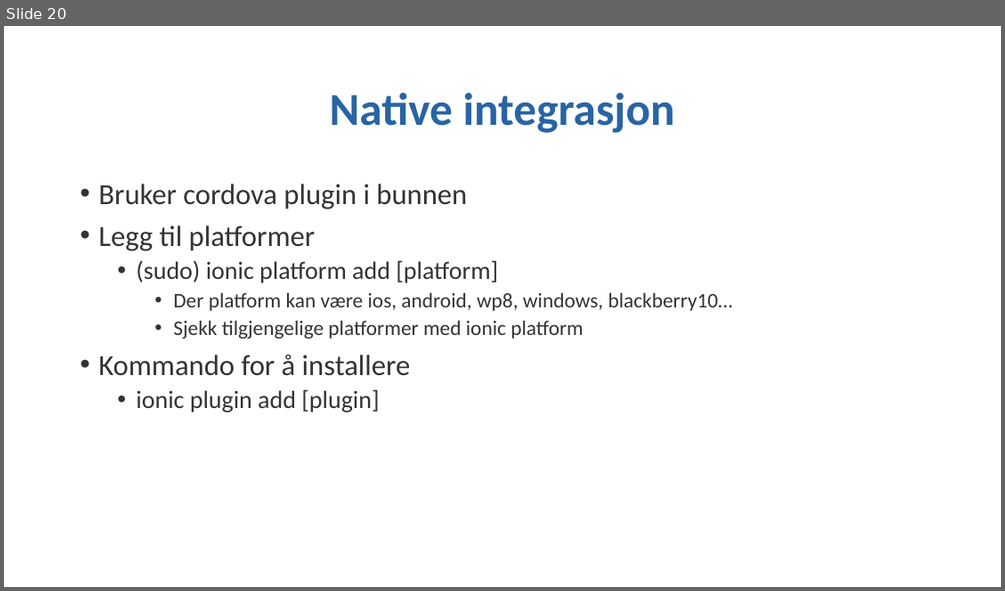
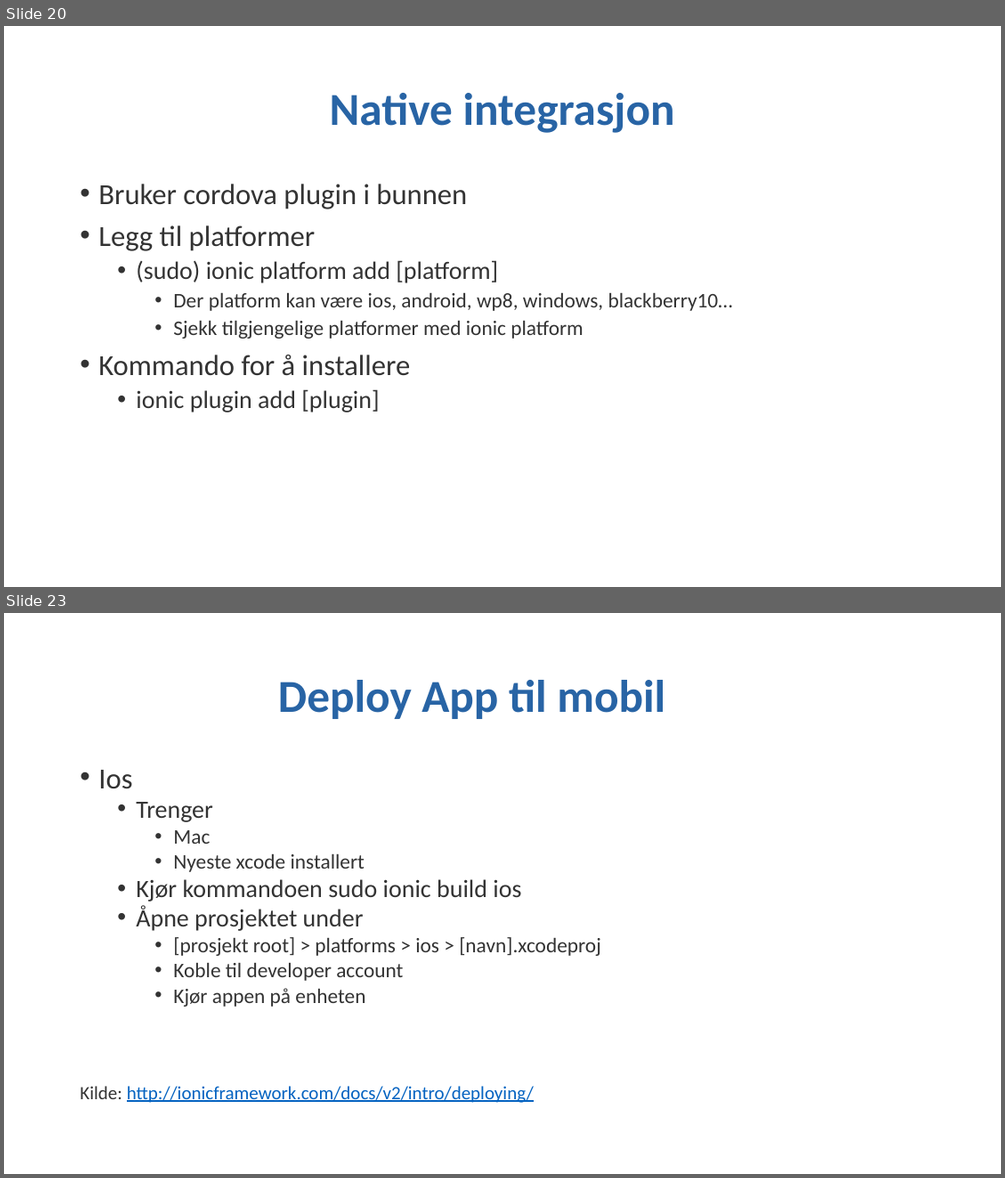
Before and after one commit to stiasta/foredrag, a slide deck: Ionic 2 workshop/Ionic 2 workshop.pptx. Shown one above the other, each under a label of ours: slide 20 before the commit, slides 20 and 23 after it; the slides between them are not shown. The pictures are 1005x591 and 1005x1178 pixels, drawn with LibreOffice and Linux fonts; fonts in the diff are those of the drawing; background and template pictures are left out. Boxes give left, top, right and bottom in pixels: in the first picture for what was removed or moved away, otherwise in the second. Text is boxed around its words. In the diff, an @@ line names an element or a change of style, - is before the commit and + after.

```diff
--- a/Ionic 2 workshop/Ionic 2 workshop.pptx
+++ b/Ionic 2 workshop/Ionic 2 workshop.pptx
@@ slide 23 added at (4, 613, 1001, 1174), background #FFFFFF @@
@@ title added at (278, 680, 665, 719), 44 pt, text #2864A5, bold @@
+Deploy App til mobil
@@ text added at (80, 770, 601, 1103), 20 pt, text #333333 @@
+• Ios
+  • Trenger
+    • Mac
+    • Nyeste xcode installert
+  • Kjør kommandoen sudo ionic build ios
+  • Åpne prosjektet under
+    • [prosjekt root] > platforms > ios > [navn].xcodeproj
+    • Koble til developer account
+    • Kjør appen på enheten
+Kilde: http://ionicframework.com/docs/v2/intro/deploying/
```
Also in this commit, not shown: 3 slides changed, 5 other slides added, 1 slide removed.
